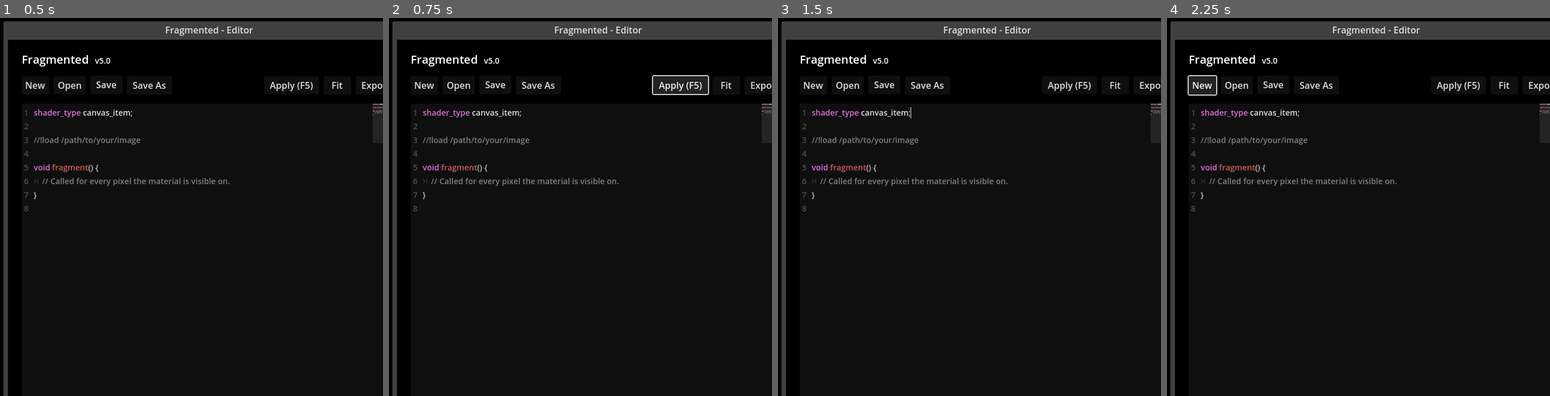
Above: before the commit, frames 1-4 (left to right).
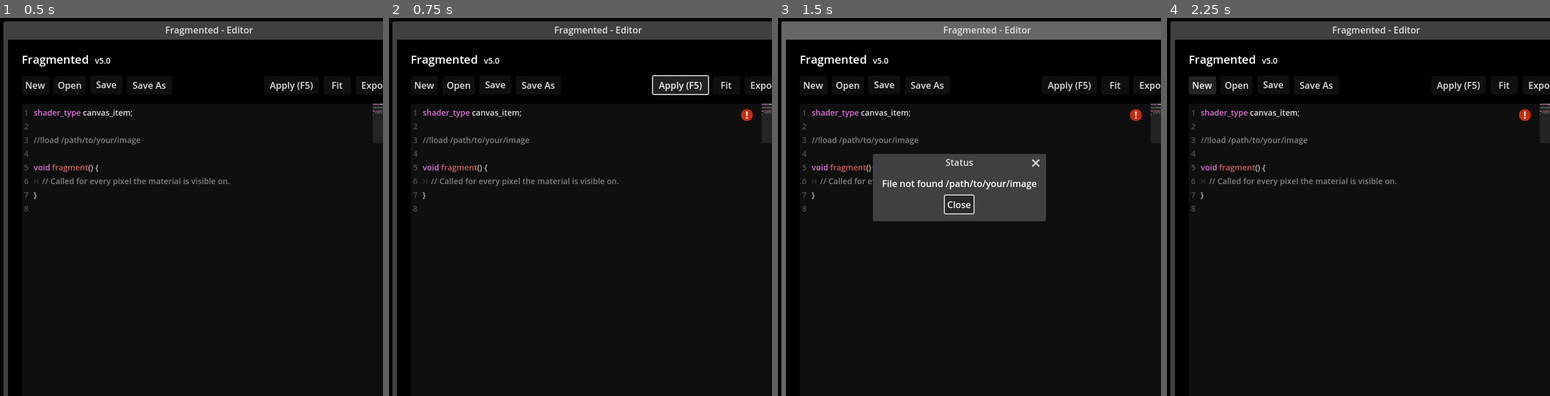
Above: after the commit, the same moments.

Repository: ChaoticByte/Fragmented
Game: Godot game, scene res://scenes/main.tscn
Two runs of this game, one before a commit and one after it. Both use one fixed random seed, a clock stepped at 60 frames per second and the inputs below.
Inputs (mouse positions are in pixels of both pictures, inside the frame that each line leads up to):
- Up to frame 1 (0.5 s): no input
- Up to frame 2 (0.75 s): click "Apply (F5)" at 0.5 s
- Up to frame 3 (1.5 s): click (1134, 116) at 1.27 s
- Up to frame 4 (2.25 s): click "New" at 2 s

Frame 1 is identical in both runs. In frame 2, less than 0.1% of the frame differs, in the area x 91-96%, y 24-28%; in frame 3, 14%, in the area x 0-100%, y 0-100%; in frame 4, 0.2%.

Commit message:
Added an error indicator and error message box and refactored some code in the process - implements #21, prepares #16

Diff:
--- /dev/null
+++ b/assets/error.svg
@@ -0,0 +1,80 @@
+<?xml version="1.0" encoding="UTF-8" standalone="no"?>
+<!-- Created with Inkscape (http://www.inkscape.org/) -->
+
+<svg
+   width="30"
+   height="30"
+   viewBox="0 0 30 30"
+   version="1.1"
+   id="svg5"
+   inkscape:version="1.2.2 (b0a8486541, 2022-12-01)"
+   sodipodi:docname="error.svg"
+   inkscape:export-filename="error.svg"
+   inkscape:export-xdpi="96"
+   inkscape:export-ydpi="96"
+   xmlns:inkscape="http://www.inkscape.org/namespaces/inkscape"
+   xmlns:sodipodi="http://sodipodi.sourceforge.net/DTD/sodipodi-0.dtd"
+   xmlns="http://www.w3.org/2000/svg"
+   xmlns:svg="http://www.w3.org/2000/svg">
+  <sodipodi:namedview
+     id="namedview7"
+     pagecolor="#505050"
+     bordercolor="#ffffff"
+     borderopacity="1"
+     inkscape:showpageshadow="0"
+     inkscape:pageopacity="0"
+     inkscape:pagecheckerboard="1"
+     inkscape:deskcolor="#505050"
+     inkscape:document-units="px"
+     showgrid="true"
+     inkscape:zoom="22.627417"
+     inkscape:cx="12.28598"
+     inkscape:cy="16.108776"
+     inkscape:window-width="1854"
+     inkscape:window-height="1011"
+     inkscape:window-x="66"
+     inkscape:window-y="32"
+     inkscape:window-maximized="1"
+     inkscape:current-layer="layer1">
+    <inkscape:grid
+       type="xygrid"
+       id="grid9"
+       originx="0"
+       originy="0" />
+  </sodipodi:namedview>
+  <defs
+     id="defs2">
+    <rect
+       x="-19.109422"
+       y="15.119667"
+       width="23.697131"
+       height="28.949477"
+       id="rect4519" />
+  </defs>
+  <g
+     inkscape:label="Layer 1"
+     inkscape:groupmode="layer"
+     id="layer1">
+    <path
+       style="display:none;opacity:0.75;fill:#ff3815;fill-opacity:1;stroke:#ff3815;stroke-width:6;stroke-linejoin:round;stroke-dasharray:none;stroke-opacity:1"
+       d="M 4,25 H 26 L 15,6 Z"
+       id="path11345"
+       sodipodi:nodetypes="cccc" />
+    <circle
+       style="opacity:0.75;fill:#ff3815;fill-opacity:1;stroke:none;stroke-width:6;stroke-linejoin:round;stroke-dasharray:none;stroke-opacity:1;paint-order:normal"
+       id="path15121"
+       cx="15"
+       cy="15"
+       r="13" />
+    <g
+       aria-label="!"
+       transform="matrix(0.80238423,0,0,0.80238423,20.811527,-5.9033718)"
+       id="text4517"
+       style="font-size:24px;white-space:pre;shape-inside:url(#rect4519);display:inline;fill:#ffffff;fill-opacity:1">
+      <path
+         d="m -5.6133052,29.164717 h -3.264 L -9.5630195,16.081288 h 4.6354286 z m -4.0045715,4.580571 q 0,-1.261715 0.6857143,-1.755429 0.6857143,-0.521142 1.6731429,-0.521142 0.96,0 1.6457143,0.521142 0.6857143,0.493714 0.6857143,1.755429 0,1.206857 -0.6857143,1.755429 -0.6857143,0.521142 -1.6457143,0.521142 -0.9874286,0 -1.6731429,-0.521142 -0.6857143,-0.548572 -0.6857143,-1.755429 z"
+         style="font-weight:bold;-inkscape-font-specification:'sans-serif Bold';text-align:center;text-anchor:middle;fill:#ffffff;fill-opacity:1;stroke-width:1.14286"
+         id="path4674" />
+    </g>
+  </g>
+</svg>
--- /dev/null
+++ b/assets/okay.svg
@@ -0,0 +1,81 @@
+<?xml version="1.0" encoding="UTF-8" standalone="no"?>
+<!-- Created with Inkscape (http://www.inkscape.org/) -->
+
+<svg
+   width="30"
+   height="30"
+   viewBox="0 0 30 30"
+   version="1.1"
+   id="svg5"
+   inkscape:version="1.2.2 (b0a8486541, 2022-12-01)"
+   sodipodi:docname="success.svg"
+   inkscape:export-filename="error.svg"
+   inkscape:export-xdpi="96"
+   inkscape:export-ydpi="96"
+   xmlns:inkscape="http://www.inkscape.org/namespaces/inkscape"
+   xmlns:sodipodi="http://sodipodi.sourceforge.net/DTD/sodipodi-0.dtd"
+   xmlns="http://www.w3.org/2000/svg"
+   xmlns:svg="http://www.w3.org/2000/svg">
+  <sodipodi:namedview
+     id="namedview7"
+     pagecolor="#505050"
+     bordercolor="#ffffff"
+     borderopacity="1"
+     inkscape:showpageshadow="0"
+     inkscape:pageopacity="0"
+     inkscape:pagecheckerboard="1"
+     inkscape:deskcolor="#505050"
+     inkscape:document-units="px"
+     showgrid="true"
+     inkscape:zoom="22.627417"
+     inkscape:cx="3.314563"
+     inkscape:cy="14.385204"
+     inkscape:window-width="1854"
+     inkscape:window-height="1011"
+     inkscape:window-x="66"
+     inkscape:window-y="32"
+     inkscape:window-maximized="1"
+     inkscape:current-layer="layer1">
+    <inkscape:grid
+       type="xygrid"
+       id="grid9"
+       originx="0"
+       originy="0" />
+  </sodipodi:namedview>
+  <defs
+     id="defs2">
+    <rect
+       x="0"
+       y="0"
+       width="30"
+       height="30"
+       id="rect15390" />
+    <rect
+       x="-19.109422"
+       y="15.119667"
+       width="23.697131"
+       height="28.949477"
+       id="rect4519" />
+  </defs>
+  <g
+     inkscape:label="Layer 1"
+     inkscape:groupmode="layer"
+     id="layer1">
+    <path
+       style="display:none;opacity:0.75;fill:#ff3815;fill-opacity:1;stroke:#ff3815;stroke-width:6;stroke-linejoin:round;stroke-dasharray:none;stroke-opacity:1"
+       d="M 4,25 H 26 L 15,6 Z"
+       id="path11345"
+       sodipodi:nodetypes="cccc" />
+    <circle
+       style="opacity:0.75;fill:#15ff1e;fill-opacity:1;stroke:none;stroke-width:6;stroke-linejoin:round;stroke-dasharray:none;stroke-opacity:1;paint-order:normal"
+       id="path15121"
+       cx="15"
+       cy="15"
+       r="13" />
+    <path
+       style="opacity:1;fill:none;fill-opacity:1;stroke:#ffffff;stroke-width:3;stroke-linecap:butt;stroke-linejoin:miter;stroke-dasharray:none;stroke-opacity:1"
+       d="m 8.1284306,14.403599 5.2374004,4.840883 8.39167,-9.6564053"
+       id="path20589"
+       sodipodi:nodetypes="ccc" />
+  </g>
+</svg>
--- a/project.godot
+++ b/project.godot
@@ -15,7 +15,7 @@
 run/main_scene="res://scenes/main.tscn"
 config/features=PackedStringArray("4.3", "Mobile")
 run/low_processor_mode=true
-config/icon="res://icon.png"
+config/icon="res://assets/icon.png"
 
 [autoload]
 
--- a/scenes/ui_container.tscn
+++ b/scenes/ui_container.tscn
@@ -165,6 +165,29 @@
 grow_horizontal = 0
 text = "Apply (F5)"
 
+[node name="StatusIndicator" type="TextureButton" parent="Editor"]
+unique_name_in_owner = true
+layout_mode = 1
+anchors_preset = 1
+anchor_left = 1.0
+anchor_right = 1.0
+offset_left = -80.0
+offset_top = 56.0
+offset_right = -56.0
+offset_bottom = 80.0
+grow_horizontal = 0
+disabled = true
+ignore_texture_size = true
+stretch_mode = 0
+
+[node name="ErrorMessageDialog" type="AcceptDialog" parent="Editor"]
+unique_name_in_owner = true
+title = "Status"
+initial_position = 2
+size = Vector2i(256, 128)
+popup_window = true
+ok_button_text = "Close"
+
 [connection signal="file_selected" from="Editor/OpenShaderDialog" to="Editor" method="_on_open_shader_dialog_file_selected"]
 [connection signal="file_selected" from="Editor/SaveShaderDialog" to="Editor" method="_on_save_shader_dialog_file_selected"]
 [connection signal="file_selected" from="Editor/SaveImageDialog" to="Editor" method="_on_save_image_dialog_file_selected"]
@@ -176,3 +199,4 @@
 [connection signal="pressed" from="Editor/SaveImageButton" to="Editor" method="_on_save_image_button_pressed"]
 [connection signal="pressed" from="Editor/FitImageButton" to="Editor" method="_on_fit_image_button_pressed"]
 [connection signal="pressed" from="Editor/ApplyShaderButton" to="Editor" method="_on_apply_shader_button_pressed"]
+[connection signal="pressed" from="Editor/StatusIndicator" to="Editor" method="_on_status_indicator_pressed"]
--- a/src/Editor.gd
+++ b/src/Editor.gd
@@ -6,8 +6,16 @@
 @onready var save_shader_dialog = %SaveShaderDialog
 @onready var ui_control_filesave = %SaveImageDialog
 
+@onready var status_indicator = %StatusIndicator
+@onready var error_msg_dialog = %ErrorMessageDialog
+
 @onready var image_viewport = get_tree().root.get_node("Main/%ImageViewport")
 @onready var camera = get_tree().root.get_node("Main/%Camera")
+
+#
+
+var status_okay_texture: CompressedTexture2D = preload("uid://m1omb6g45vst")
+var status_error_texture: CompressedTexture2D = preload("uid://04iv1gogpuhu")
 
 # # # # # # # # # # #
 # GDShader keywords #
@@ -173,7 +181,7 @@
 func _ready():
 	code_editor.code_completion_enabled = true
 	code_editor.syntax_highlighter = ShaderSyntaxHighlighter.new()
-	self.update()
+	self.update_code_edit()
 
 func _input(event):
 	if event.is_action_pressed("apply_shader"):
@@ -182,15 +190,32 @@
 		accept_event() # Event is now handled.
 		_on_save_shader_button_pressed()
 
-func update():
+func update_code_edit():
 	code_editor.text = Filesystem.shader.code
+
+enum Status {OKAY, ERROR, UNKNOWN = -1}
+
+func update_status(status: Status, msg: String = ""):
+	error_msg_dialog.dialog_text = msg
+	error_msg_dialog.reset_size()
+	if status == Status.OKAY:
+		status_indicator.texture_normal = status_okay_texture
+	elif status == Status.ERROR:
+		status_indicator.texture_normal = status_error_texture
+	else:
+		status_indicator.texture_normal = null
+	if msg == "":
+		status_indicator.disabled = true
+	else:
+		status_indicator.disabled = false
 
 #
 
 func _on_new_shader_button_pressed():
 	Filesystem.reset()
-	self.update()
+	self.update_code_edit()
 	image_viewport.update()
+	update_status(Status.UNKNOWN)
 
 func _on_open_shader_button_pressed():
 	open_shader_dialog.show()
@@ -215,7 +240,11 @@
 
 func _on_apply_shader_button_pressed():
 	Filesystem.shader.code = code_editor.text
-	image_viewport.update()
+	var errors = await image_viewport.update()
+	if len(errors) > 0:
+		update_status(Status.ERROR, "\n".join(errors))
+	else:
+		update_status(Status.OKAY)
 
 func _on_save_image_button_pressed():
 	if Filesystem.result != null:
@@ -226,11 +255,16 @@
 
 func _on_open_shader_dialog_file_selected(path: String):
 	Filesystem.load_shader(path)
-	image_viewport.update()
-	self.update()
+	self.update_code_edit()
+	self._on_apply_shader_button_pressed()
 
 func _on_save_shader_dialog_file_selected(path):
 	Filesystem.save_shader(path)
 
 func _on_save_image_dialog_file_selected(path):
 	Filesystem.save_result(path)
+
+#
+
+func _on_status_indicator_pressed() -> void:
+	error_msg_dialog.show()
--- a/src/Filesystem.gd
+++ b/src/Filesystem.gd
@@ -2,7 +2,9 @@
 
 @onready var template_shader: Shader = load("res://src/shader/template.gdshader")
 @onready var shader: Shader = template_shader.duplicate()
+
 var original_image: ImageTexture
+var additional_images: Dictionary
 var result: Image
 
 var cwd = "."
@@ -24,8 +26,7 @@
 		return self.cwd + "/" + p.lstrip("./")
 	return p
 
-func load_original_image(path: String):
-	print("Load ", path)
+func load_original_image(path: String) -> String: # returns an error message
 	var img = Image.new()
 	var err = img.load(path)
 	if err == OK:
@@ -34,12 +35,20 @@
 			self.last_original_image_path = path
 		if self.last_image_savepath == "":
 			self.last_image_savepath = path
+		return ""
+	return error_string(err) + " " + path
+
+func clear_additional_images():
+	additional_images.clear()
+
+func load_additional_image(key: String, path: String) -> String: # returns Error Message String
+	var img = Image.new()
+	var err = img.load(path)
+	if err == OK:
+		additional_images[key] = ImageTexture.create_from_image(img)
+		return ""
 	else:
-		print("An error occured!")
-
-func load_image(path: String) -> ImageTexture:
-	print("Load ", path)
-	return ImageTexture.create_from_image(Image.load_from_file(path))
+		return error_string(err) + " " + path
 
 func save_result(path: String):
 	print("Export ", path)
--- a/src/ImageViewport.gd
+++ b/src/ImageViewport.gd
@@ -4,31 +4,42 @@
 @onready var image_sprite = %ImageSprite
 @onready var image_viewport_display = %ImageViewportDisplay
 
-func update():
+func update() -> Array: # returns error messages (strings)
+	var errors = []
 	var fit_image = false
-	# load image from //!load directive -> TEXTURE
+	# load texture(s)
+	Filesystem.clear_additional_images()
+	# ... from //!load directive -> TEXTURE
 	var m = ShaderDirectiveParser.parse_load_directive(Filesystem.shader)
 	if len(m) < 1:
-		return # AAAAAAAa
+		errors.append("Didn't find a load directive!")
+		return errors
 	var original_image_path = Filesystem.get_absolute_path(m[1])
 	if original_image_path != Filesystem.last_original_image_path:
 		fit_image = true
-	Filesystem.load_original_image(original_image_path)
-	if Filesystem.original_image == null:
+	var err = Filesystem.load_original_image(original_image_path)
+	if err != "":
+		errors.append(err)
 		image_viewport_display.hide()
-		return
+		return errors
+	# ... from //!load+ directives
+	for n in ShaderDirectiveParser.parse_load_additional_directive(Filesystem.shader):
+		err = Filesystem.load_additional_image(n[1], Filesystem.get_absolute_path(n[2]))
+		if err != "":
+			errors.append(err)
+	if len(errors) > 0:
+		return errors
+	# apply textures
 	image_sprite.texture = Filesystem.original_image
 	image_sprite.offset = Filesystem.original_image.get_size() / 2
 	self.size = Filesystem.original_image.get_size()
 	var mat = ShaderMaterial.new()
 	mat.shader = Filesystem.shader
-	# load images from //!load+ directives and apply them to
-	# the material as shader parameters
-	for n in ShaderDirectiveParser.parse_load_additional_directive(Filesystem.shader):
+	# ... as shader parameters
+	for key in Filesystem.additional_images:
 		mat.set_shader_parameter(
-			n[1], # uniform param name
-			Filesystem.load_image(Filesystem.get_absolute_path(n[2]))
-		)
+			key, # uniform param name
+			Filesystem.additional_images[key])
 	# assign material
 	image_sprite.material = mat
 	# Get viewport texture
@@ -39,3 +50,5 @@
 	if fit_image:
 		camera.fit_image()
 	image_viewport_display.show()
+	# done
+	return errors
--- a/src/ShaderDirectiveParser.gd
+++ b/src/ShaderDirectiveParser.gd
@@ -11,8 +11,7 @@
 
 func parse_load_directive(shader: Shader) -> PackedStringArray:
 	var regex_match = self._load_regex.search(Filesystem.shader.code)
-	if regex_match == null: # Error!
-		printerr("Didn't find any load directives!")
+	if regex_match == null:
 		return []
 	return regex_match.strings
 
Not shown, changed: assets/error.svg.import
Renamed: icon.png -> assets/icon.png
Not shown, added: assets/icon.png.import
Not shown, added: assets/okay.svg.import
